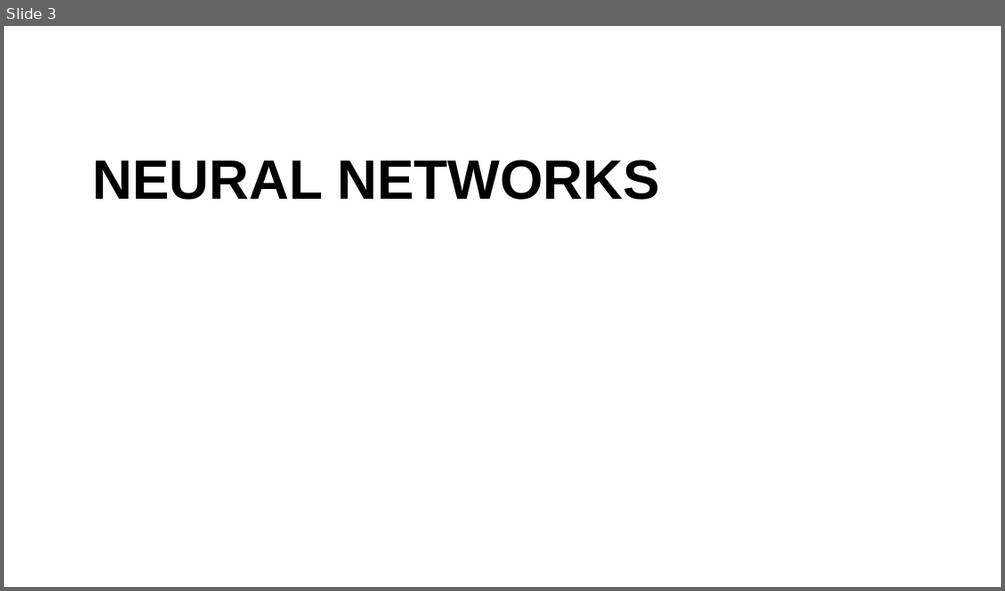
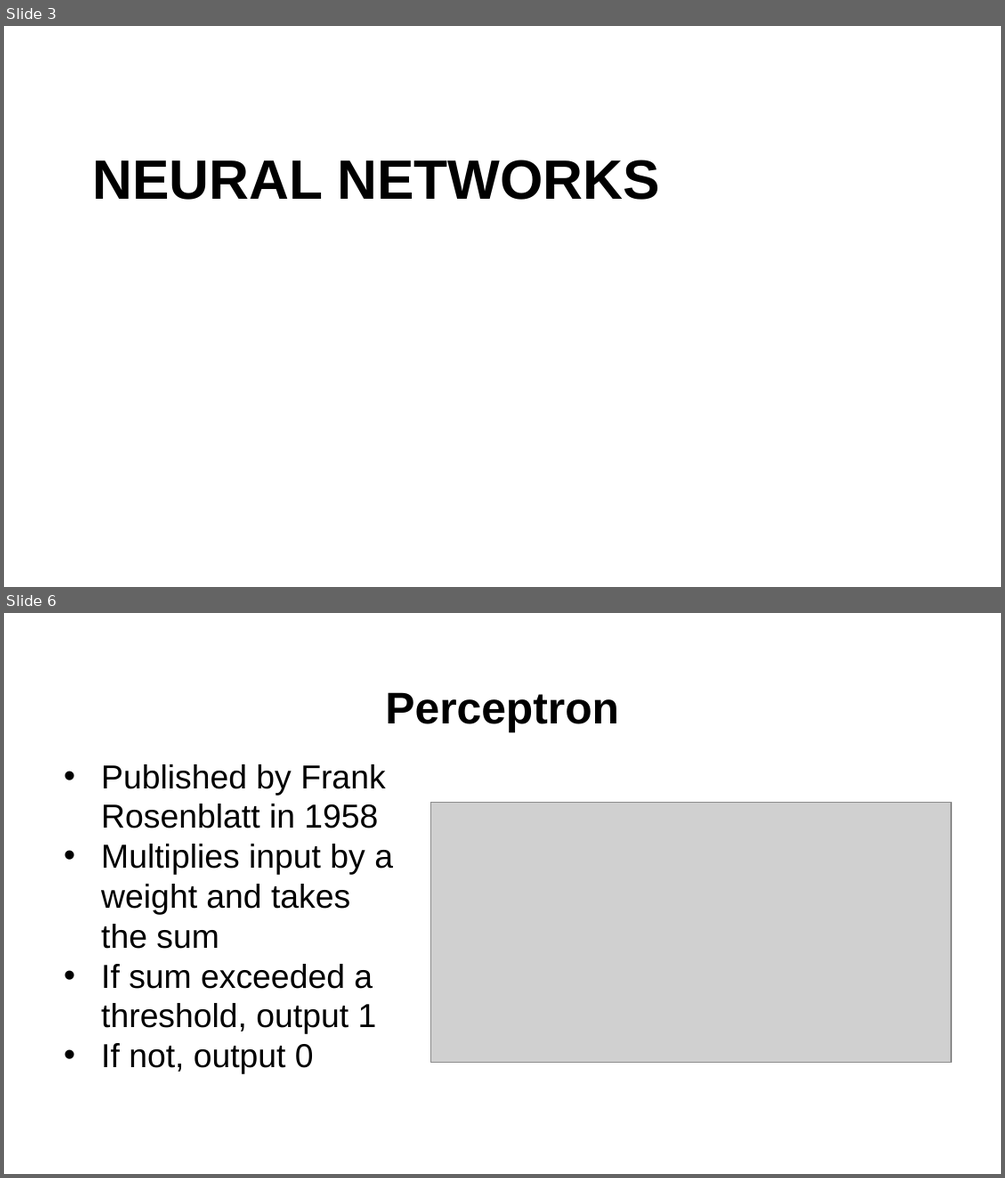
Before and after one commit to fbsmith/sciantix-official, a slide deck: presentations/2026-02-20.pptx. Shown one above the other, each under a label of ours: slide 3 before the commit, slides 3 and 6 after it; the slides between them are not shown. The pictures are 1005x591 and 1005x1178 pixels, drawn with LibreOffice and Linux fonts; fonts in the diff are those of the drawing; grey boxes stand for pictures; background and template pictures are left out. Boxes give left, top, right and bottom in pixels: in the first picture for what was removed or moved away, otherwise in the second. Text is boxed around its words. In the diff, an @@ line names an element or a change of style, - is before the commit and + after.

```diff
--- a/presentations/2026-02-20.pptx
+++ b/presentations/2026-02-20.pptx
@@ slide 6 added at [4, 613, 1001, 1174], background #FFFFFF @@
@@ title added at [385, 692, 619, 733], 32 pt, text #000000, bold @@
+Perceptron
@@ text added at [101, 764, 393, 1074], 24 pt, text #000000 @@
+• Published by Frank Rosenblatt in 1958
+• Multiplies input by a weight and takes the sum
+• If sum exceeded a threshold, output 1
+• If not, output 0
@@ picture added at [430, 803, 951, 1062] @@
```
Also in this commit, not shown: 2 slides changed, 12 other slides added, 3 slides removed, 6 other files.
